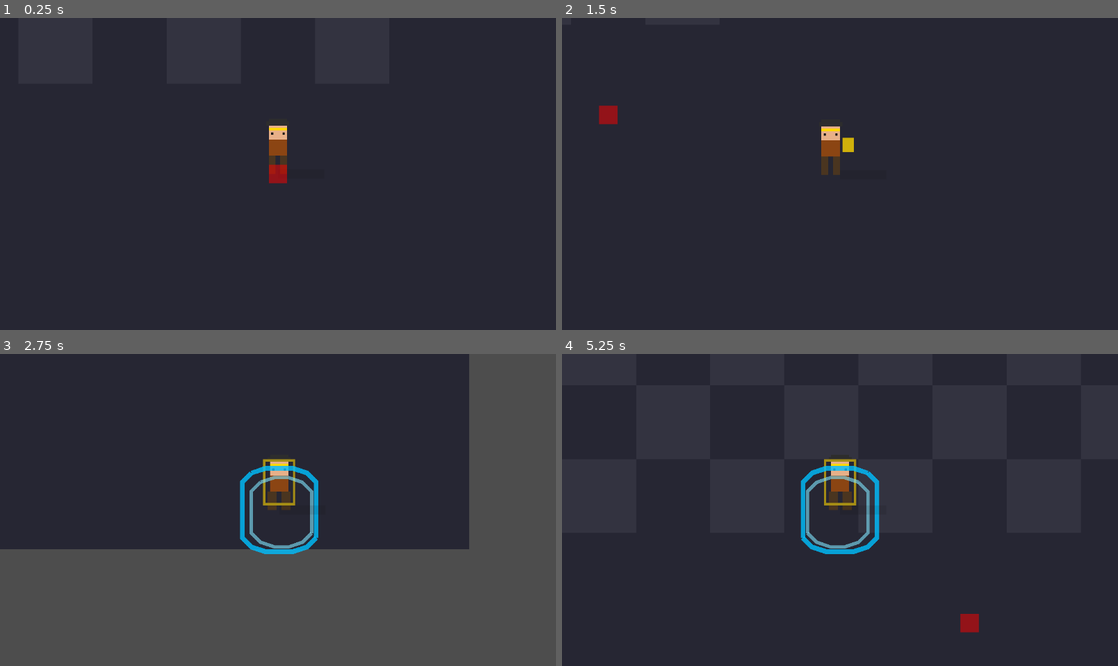
Above: before the commit, frames 1-4 (two rows, left to right).
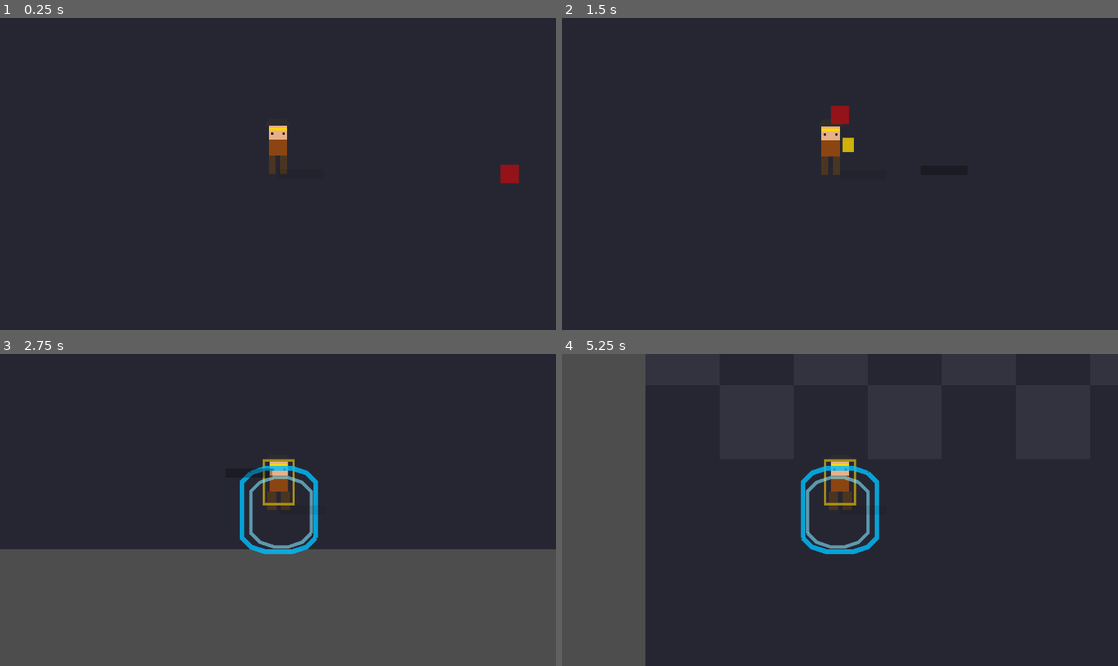
Above: after the commit, the same moments.

Repository: Moya-Gao/pixel-wukong
Game: Godot game, scene res://scenes/levels/test_level.tscn
Same seed, same stepped clock (60 frames per second), same inputs: the game is played once before the commit and once after it.
Inputs:
- Up to frame 1 (0.25 s): no input
- Up to frame 2 (1.5 s): tap Enter at 0.5 s; hold D (move_right) 0.53-1.28 s; tap K (attack_heavy) at 0.6 s; tap Space (jump) at 0.77 s; hold S (move_down) from 1.28 s (still down); tap J (attack_light) at 1.35 s
- Up to frame 3 (2.75 s): tap Space (jump) at 1.52 s; release S (move_down) at 2.03 s; hold D (move_right) from 2.03 s (still down); hold I (block) from 2.03 s (still down)
- Up to frame 4 (5.25 s): release D (move_right) at 2.78 s; release I (block) at 2.78 s; hold W (move_up) 2.78-3.53 s; tap Ctrl (dodge) at 2.85 s; tap Space (jump) at 3.02, 3.77, 4.52 s; hold A (move_left) 3.53-5.03 s; tap K (attack_heavy) at 3.6 s; tap J (attack_light) at 4.35 s; hold S (move_down) from 5.03 s (still down); hold I (block) from 5.03 s (still down)

The runs differ from the first frame. In frame 1, 0.4% of the frame differs, in the area x 48-94%, y 46-54%; in frame 2, 0.4%; in frame 3, 10%; in frame 4, 15%, in the area x 0-75%, y 0-100%.

Commit message:
feat: add damage feedback system (task 1/2 from 宪宪 sprint)
Why: 宪宪 cross-post 给金哥的任务 1（cat-cafe task ID 0001783449421524）。
当前打击感只有基础击退，受击闪白 + 屏幕震动 + 飘字 都没有。
按街机动作游戏的设计目标，伤害反馈是把基础战斗做出手感的核心层。

实现：
- 受击闪白：DamageFeedback 监听 player.Hitbox.area_entered，对敌人
  SpriteRoot 应用 HDR 白色闪（HDR modulate 2.5）+ tween 淡出
- 屏幕震动：ScreenShake 扩展 Camera2D 提供 shake(intensity, duration)；
  DamageFeedback 自动 fallback 到 Player.tscn 自带的 Camera2D 并动态挂
  ScreenShake script，避免改 player.tscn
- 飘字：DamageNumber 浮动 Label，受击点上方 32 像素上飘 + 淡出；
  颜色按伤害分级（轻击白 / 中击黄 / 重击红）

不动现有代码约束（宪宪原话：scripts/ 下加新文件，不动现有代码）：
- 不修改 player_controller.gd / enemy_base.gd / grunt_controller.gd
- 不修改 player.tscn
- 通过监听已有 signal（Hitbox.area_entered / Hurtbox.area_entered）实现
  事件订阅，并联第二个 listener 不破坏现有逻辑

测试关卡（scenes/levels/test_level.tscn）：
- 加 1 个 Grunt 实例（验收需要：没敌人看不到效果）
- 加 DamageFeedback 节点
- Player 位置微调到 (140, 135) 跟 Grunt 拉开距离

验收：F5 跑测试关卡，攻击 Grunt 应看到 闪白 + 震动 + 飘字。
宪宪 Godot 验收（他任务描述里说'每个任务完成后我会在 Godot 里跑一遍'）。

Co-Authored-By: moya <moya@moyadeMac-mini.local>
Co-Authored-By: 金哥 <jinge@cat-cafe.local>

Diff:
--- a/scenes/levels/test_level.tscn
+++ b/scenes/levels/test_level.tscn
@@ -1,6 +1,8 @@
-[gd_scene load_steps=2 format=3]
+[gd_scene load_steps=24 format=3]
 
 [ext_resource type="PackedScene" uid="uid://c8hbxrxvxwx2j" path="res://scenes/player.tscn" id="1_player"]
+[ext_resource type="Script" path="res://scripts/utils/damage_feedback.gd" id="2_fb"]
+[ext_resource type="PackedScene" uid="uid://dgrunt001" path="res://scenes/enemies/grunt.tscn" id="3_grunt"]
 
 [node name="TestLevel" type="Node2D"]
 
@@ -118,43 +120,14 @@
 offset_bottom = 64.0
 color = Color(0.2, 0.2, 0.25, 1)
 
-[node name="Tile16" type="ColorRect" parent="Grid"]
-offset_left = 0.0
-offset_top = 64.0
-offset_right = 32.0
-offset_bottom = 96.0
-color = Color(0.2, 0.2, 0.25, 1)
+[node name="Player" parent="." instance=ExtResource("1_player")]
+position = Vector2(140, 135)
 
-[node name="Tile17" type="ColorRect" parent="Grid"]
-offset_left = 64.0
-offset_top = 64.0
-offset_right = 96.0
-offset_bottom = 96.0
-color = Color(0.2, 0.2, 0.25, 1)
+[node name="Grunt1" parent="." instance=ExtResource("3_grunt")]
+position = Vector2(340, 135)
 
-[node name="Tile18" type="ColorRect" parent="Grid"]
-offset_left = 128.0
-offset_top = 64.0
-offset_right = 160.0
-offset_bottom = 96.0
-color = Color(0.2, 0.2, 0.25, 1)
-
-[node name="Tile19" type="ColorRect" parent="Grid"]
-offset_left = 192.0
-offset_top = 64.0
-offset_right = 224.0
-offset_bottom = 96.0
-color = Color(0.2, 0.2, 0.25, 1)
-
-[node name="Tile20" type="ColorRect" parent="Grid"]
-offset_left = 256.0
-offset_top = 64.0
-offset_right = 288.0
-offset_bottom = 96.0
-color = Color(0.2, 0.2, 0.25, 1)
-
-[node name="Player" parent="." instance=ExtResource("1_player")]
-position = Vector2(240, 135)
+[node name="DamageFeedback" type="Node" parent="."]
+script = ExtResource("2_fb")
 
 [node name="Marker" type="ColorRect" parent="."]
 offset_left = 236.0
--- /dev/null
+++ b/scenes/utils/damage_number.tscn
@@ -0,0 +1,13 @@
+[gd_scene load_steps=2 format=3 uid="uid://dmg_number01"]
+
+[ext_resource type="Script" path="res://scripts/utils/damage_number.gd" id="1_dmgnum"]
+
+[node name="DamageNumber" type="Label"]
+offset_left = -16.0
+offset_top = -10.0
+offset_right = 16.0
+offset_bottom = 10.0
+text = "0"
+horizontal_alignment = 1
+vertical_alignment = 1
+script = ExtResource("1_dmgnum")
--- /dev/null
+++ b/scripts/utils/damage_feedback.gd
@@ -0,0 +1,150 @@
+## 伤害反馈系统综合管理器
+## 监听玩家命中/被命中事件，触发屏幕震动 + 飘字 + 受击闪白
+## 不修改 player_controller / enemy_base 现有代码，通过监听已有 signal 实现
+
+extends Node
+class_name DamageFeedback
+
+# ========== 屏幕震动配置 ==========
+const SHAKE_HEAVY_THRESHOLD := 15
+const SHAKE_HEAVY_INTENSITY := 6.0
+const SHAKE_HEAVY_DURATION := 0.25
+const SHAKE_LIGHT_INTENSITY := 3.0
+const SHAKE_LIGHT_DURATION := 0.12
+
+# ========== 受击闪白配置 ==========
+const FLASH_DURATION := 0.12
+const FLASH_COLOR := Color(2.5, 2.5, 2.5)  # HDR-style 白色闪
+
+# ========== 飘字配置 ==========
+const DAMAGE_NUMBER_SCENE := preload("res://scenes/utils/damage_number.tscn")
+
+# ========== 缓存引用 ==========
+var _camera_shake: Camera2D = null
+var _player: Node = null
+
+
+func _ready() -> void:
+	# 延迟一帧，确保所有节点都已 _ready
+	await get_tree().process_frame
+
+	_find_camera()
+	_find_player()
+	_connect_signals()
+
+
+func _find_camera() -> void:
+	# 优先找已经在 camera_shake group 的 Camera2D
+	var candidates := get_tree().get_nodes_in_group("camera_shake")
+	if candidates.size() > 0 and candidates[0] is Camera2D:
+		_camera_shake = candidates[0]
+		return
+
+	# Fallback: 递归找任意 Camera2D，动态附加 ScreenShake 能力
+	# 这样 Player.tscn 自带的 Camera2D 不需要修改也能用
+	var first_camera := _find_first_camera(get_tree().root)
+	if first_camera:
+		_camera_shake = first_camera
+		if not _camera_shake.has_method("shake"):
+			_camera_shake.set_script(load("res://scripts/utils/screen_shake.gd"))
+			_camera_shake.add_to_group("camera_shake")
+
+
+func _find_first_camera(node: Node) -> Camera2D:
+	if node is Camera2D:
+		return node
+	for child in node.get_children():
+		var found := _find_first_camera(child)
+		if found:
+			return found
+	return null
+
+
+func _find_player() -> void:
+	var players := get_tree().get_nodes_in_group("player")
+	if players.size() > 0:
+		_player = players[0]
+
+
+func _connect_signals() -> void:
+	if not _player:
+		return
+
+	# 监听玩家 Hitbox → 玩家命中敌人
+	if _player.has_node("Hitbox"):
+		var hitbox: Area2D = _player.get_node("Hitbox")
+		if not hitbox.area_entered.is_connected(_on_player_hitbox_hit):
+			hitbox.area_entered.connect(_on_player_hitbox_hit)
+
+	# 监听玩家 Hurtbox → 玩家被敌人命中（并联第二个 listener，不影响现有逻辑）
+	if _player.has_node("Hurtbox"):
+		var hurtbox: Area2D = _player.get_node("Hurtbox")
+		if not hurtbox.area_entered.is_connected(_on_player_hurtbox_hit):
+			hurtbox.area_entered.connect(_on_player_hurtbox_hit)
+
+
+# ========== 玩家命中敌人 ==========
+func _on_player_hitbox_hit(area: Area2D) -> void:
+	if not area.is_in_group("enemy_hurtbox"):
+		return
+
+	var enemy := area.get_parent()
+	if not enemy:
+		return
+
+	var damage := _get_player_damage()
+	if damage <= 0:
+		return
+
+	_flash_white(enemy)
+	_spawn_damage_number(enemy.global_position + Vector2(0, -16), damage, true)
+	_trigger_shake(damage)
+
+
+# ========== 玩家被敌人命中 ==========
+func _on_player_hurtbox_hit(area: Area2D) -> void:
+	if not area.is_in_group("enemy_hitbox"):
+		return
+
+	var enemy := area.get_parent()
+	var damage := 10
+	if enemy and "stats" in enemy and enemy.stats:
+		damage = enemy.stats.attack_damage
+
+	_trigger_shake(damage)
+	if _player:
+		_spawn_damage_number(_player.global_position + Vector2(0, -16), damage, false)
+
+
+# ========== 工具方法 ==========
+func _get_player_damage() -> int:
+	if _player and _player.has_method("get_current_attack_damage"):
+		return _player.get_current_attack_damage()
+	return 10
+
+
+func _trigger_shake(damage: int) -> void:
+	if not _camera_shake or not _camera_shake.has_method("shake"):
+		return
+
+	if damage >= SHAKE_HEAVY_THRESHOLD:
+		_camera_shake.shake(SHAKE_HEAVY_INTENSITY, SHAKE_HEAVY_DURATION)
+	else:
+		_camera_shake.shake(SHAKE_LIGHT_INTENSITY, SHAKE_LIGHT_DURATION)
+
+
+func _flash_white(enemy: Node) -> void:
+	if not enemy or not enemy.has_node("SpriteRoot"):
+		return
+
+	var sprite_root: Node2D = enemy.get_node("SpriteRoot")
+	sprite_root.modulate = FLASH_COLOR
+	var tween := create_tween()
+	tween.tween_property(sprite_root, "modulate", Color.WHITE, FLASH_DURATION)
+
+
+func _spawn_damage_number(pos: Vector2, damage: int, _is_enemy_hit: bool) -> void:
+	var node: DamageNumber = DAMAGE_NUMBER_SCENE.instantiate()
+	get_tree().current_scene.add_child(node)
+	node.global_position = pos
+	node.setup(damage, _is_enemy_hit)
--- /dev/null
+++ b/scripts/utils/damage_number.gd
@@ -0,0 +1,34 @@
+## 伤害数字飘字
+## 显示在受击点上方，向上飘动并淡出
+
+extends Label
+class_name DamageNumber
+
+const FLOAT_DISTANCE := 32.0
+const FLOAT_DURATION := 0.6
+
+
+## 配置飘字内容（伤害值 + 受击方是玩家还是敌人）
+func setup(damage: int, _is_enemy_hit: bool) -> void:
+	text = str(damage)
+
+	# 颜色按伤害等级分级：轻击白 / 中击黄 / 重击红
+	if damage >= 25:
+		modulate = Color(1.4, 0.4, 0.4)
+		add_theme_font_size_override("font_size", 20)
+	elif damage >= 15:
+		modulate = Color(1.3, 1.0, 0.3)
+		add_theme_font_size_override("font_size", 16)
+	else:
+		modulate = Color(2.0, 2.0, 2.0)
+		add_theme_font_size_override("font_size", 14)
+
+	# 飘字动画：上飘 + 淡出
+	var tween := create_tween()
+	tween.set_parallel(true)
+	tween.tween_property(
+		self, "position:y", position.y - FLOAT_DISTANCE, FLOAT_DURATION
+	).set_trans(Tween.TRANS_QUAD).set_ease(Tween.EASE_OUT)
+	tween.tween_property(self, "modulate:a", 0.0, FLOAT_DURATION)
+	tween.set_parallel(false)
+	tween.tween_callback(queue_free).set_delay(FLOAT_DURATION)
--- /dev/null
+++ b/scripts/utils/screen_shake.gd
@@ -0,0 +1,40 @@
+## 屏幕震动 Camera2D 扩展
+## 提供 shake(intensity, duration) 方法触发瞬时震动
+## 多个伤害事件同时发生时取最大震动强度叠加（不叠加出更猛）
+
+extends Camera2D
+class_name ScreenShake
+
+var _shake_intensity: float = 0.0
+var _shake_duration: float = 0.0
+var _shake_timer: float = 0.0
+var _original_offset: Vector2 = Vector2.ZERO
+
+
+func _ready() -> void:
+	add_to_group("camera_shake")
+	_original_offset = offset
+
+
+## 触发一次屏幕震动。多次调用取最大强度叠加。
+func shake(intensity: float, duration: float) -> void:
+	if intensity > _shake_intensity:
+		_shake_intensity = intensity
+		_shake_duration = duration
+		_shake_timer = duration
+
+
+func _process(delta: float) -> void:
+	if _shake_timer <= 0:
+		if offset != _original_offset:
+			offset = _original_offset
+		return
+
+	_shake_timer -= delta
+	var random_offset := Vector2(
+		randf_range(-_shake_intensity, _shake_intensity),
+		randf_range(-_shake_intensity, _shake_intensity)
+	)
+	offset = _original_offset + random_offset
+	# 强度随时间衰减
+	_shake_intensity = _shake_intensity * (1.0 - delta * 3.0)
